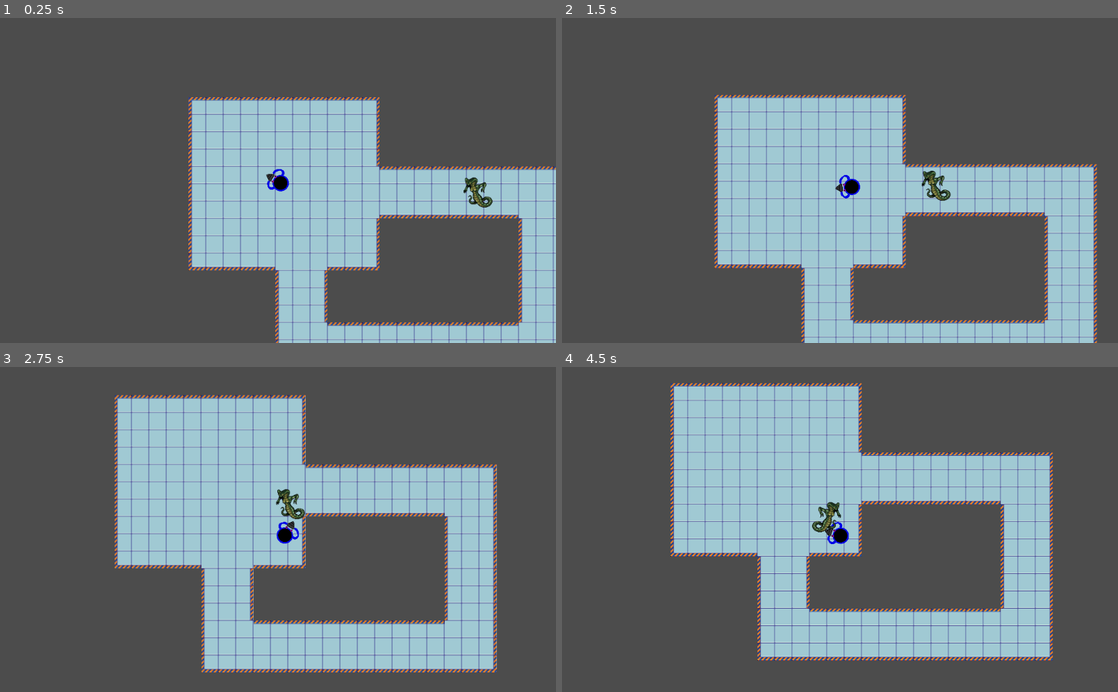
Above: before the commit, frames 1-4 (two rows, left to right).
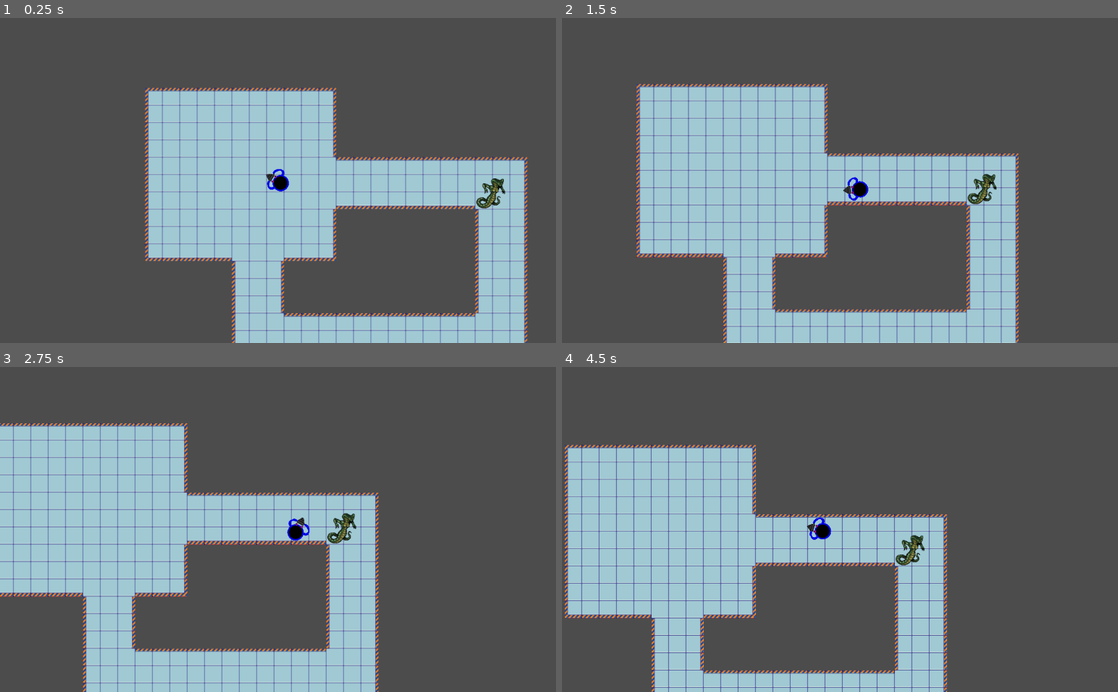
Above: after the commit, the same moments.

Repository: giraffegrenade/top-down-shooter
Game: Godot game, scene res://scenes/Main.tscn
The game is run twice, just before and just after one commit, with the same random seed, the same clock (stepped at 60 frames per second) and the same inputs.
Inputs (mouse positions are in pixels of both pictures, inside the frame that each line leads up to):
- Up to frame 1 (0.25 s): no input
- Up to frame 2 (1.5 s): move the mouse to (962, 164) at 0.52 s; hold Right (ui_right) 0.53-1.28 s; click (962, 164) at 0.67 s; move the mouse to (728, 196) at 1.27 s; hold Down (ui_down) from 1.28 s (still down)
- Up to frame 3 (2.75 s): move the mouse to (333, 458) at 2.02 s; release Down (ui_down) at 2.03 s; hold Right (ui_right) from 2.03 s (still down)
- Up to frame 4 (4.5 s): move the mouse to (812, 594) at 2.77 s; release Right (ui_right) at 2.78 s; hold Up (ui_up) 2.78-3.53 s; click (812, 594) at 2.92 s; move the mouse to (1006, 578) at 3.52 s; hold Left (ui_left) from 3.53 s (still down); move the mouse to (673, 480) at 4.27 s

The runs differ from the first frame. In frame 1, 26% of the frame differs, in the area x 26-100%, y 21-100%; in frame 2, 36%; in frame 3, 50%; in frame 4, 53%, in the area x 0-89%, y 4-100%.
Error after the commit: Invalid get index 'shape' (on base: 'Dictionary'). (res://scenes/Naga.gd:21)

Commit message:
Enemy now takes damage from bullets

Diff:
--- /dev/null
+++ b/TopDownShooter/scenes/Area2D.gd
@@ -0,0 +1,7 @@
+extends Area2D
+"""
+signal hit
+
+func _on_Area2D_area_entered(area):
+	emit_signal("hit")
+"""
--- a/TopDownShooter/scenes/Main.tscn
+++ b/TopDownShooter/scenes/Main.tscn
@@ -4,11 +4,11 @@
 [ext_resource path="res://scenes/Player.tscn" type="PackedScene" id=2]
 [ext_resource path="res://scenes/Naga.tscn" type="PackedScene" id=3]
 
-[node name="Node" type="Node"]
+[node name="Node" type="Node" index="0"]
 
 [node name="TileMap" type="TileMap" parent="." index="0"]
 
-position = Vector2( 0, 1 )
+position = Vector2( -80, -16 )
 mode = 0
 tile_set = ExtResource( 1 )
 cell_size = Vector2( 32, 32 )
@@ -27,13 +27,21 @@
 format = 1
 tile_data = PoolIntArray( 0, 0, 0, 1, 1, 0, 2, 1, 0, 3, 1, 0, 4, 1, 0, 5, 1, 0, 6, 1, 0, 7, 1, 0, 8, 1, 0, 9, 1, 0, 10, …(2936 unchanged characters)…
 _sections_unfolded = [ "Cell" ]
+__meta__ = {
+"_edit_lock_": true
+}
 
 [node name="Player" parent="." index="1" instance=ExtResource( 2 )]
 
 position = Vector2( 164.517, 154.695 )
-acceleration = 20.0
-max_speed = 100
+acceleration = 30.0
+max_speed = 200
 
 [node name="Naga" parent="." index="2" instance=ExtResource( 3 )]
 
 position = Vector2( 557.124, 178.377 )
+
+[node name="Navigation2D" type="Navigation2D" parent="." index="3"]
+
+position = Vector2( 96, 144 )
+scale = Vector2( 5.5, 5 )
--- a/TopDownShooter/scenes/Naga.gd
+++ b/TopDownShooter/scenes/Naga.gd
@@ -2,10 +2,26 @@
 
 const SPEED = 100.0
 
-var health = 1000
+var taking_damage = false
+var health = 100
+var last_player_pos
 
 func _physics_process(delta):
-	var direction = (get_parent().get_node("Player").position - position).normalized()
+	if health <= 0:
+		queue_free()
+	if taking_damage:
+		$Sprite.modulate = Color(10, 10, 10)
+		taking_damage = false
+	else:
+		$Sprite.modulate = Color(1,1,1,1)
+
+	var space_state = get_world_2d().direct_space_state
+	var result = space_state.intersect_ray(get_parent().get_node("Player").position, position, [self])
+	var direction
+	print(result.shape)
+	if result.shape == 0:
+		last_player_pos = get_parent().get_node("Player").position
+	direction = (last_player_pos - position).normalized()
 
 	if direction.x > 0:
 		$Sprite.set_flip_h(false)
@@ -14,3 +30,7 @@
 
 	var motion = direction * SPEED
 	move_and_slide(motion)
+
+func _on_Area2D_area_entered(area):
+	taking_damage = true
+	health -= 1
--- a/TopDownShooter/scenes/Naga.tscn
+++ b/TopDownShooter/scenes/Naga.tscn
@@ -11,11 +11,13 @@
 
 [node name="Naga" type="KinematicBody2D" index="0"]
 
+z_index = 1
 input_pickable = false
 collision_layer = 1
 collision_mask = 1
 collision/safe_margin = 0.08
 script = ExtResource( 1 )
+_sections_unfolded = [ "Z Index" ]
 
 [node name="Sprite" type="Sprite" parent="." index="0"]
 
@@ -28,3 +30,23 @@
 rotation = 0.610865
 shape = SubResource( 1 )
 _sections_unfolded = [ "Transform" ]
+
+[node name="Area2D" type="Area2D" parent="." index="2"]
+
+input_pickable = true
+gravity_vec = Vector2( 0, 1 )
+gravity = 98.0
+linear_damp = 0.1
+angular_damp = 1.0
+audio_bus_override = false
+audio_bus_name = "Master"
+
+[node name="CollisionShape2D" type="CollisionShape2D" parent="Area2D" index="0"]
+
+rotation = 0.610865
+shape = SubResource( 1 )
+_sections_unfolded = [ "Transform" ]
+
+[connection signal="area_entered" from="Area2D" to="." method="_on_Area2D_area_entered"]
+
+[connection signal="area_exited" from="Area2D" to="." method="_on_Area2D_area_exited"]
--- /dev/null
+++ b/TopDownShooter/scenes/NagaHitbox.gd
@@ -0,0 +1,4 @@
+extends Area2D
+
+func _on_NagaHitbox_area_entered(area):
+	print(area)
--- a/TopDownShooter/scenes/Player.tscn
+++ b/TopDownShooter/scenes/Player.tscn
@@ -2,7 +2,6 @@
 
 [ext_resource path="res://scenes/Player.gd" type="Script" id=1]
 [ext_resource path="res://art/player.png" type="Texture" id=2]
-
 
 [sub_resource type="CircleShape2D" id=1]
 
@@ -11,12 +10,13 @@
 
 [node name="Player" type="KinematicBody2D"]
 
+z_index = 1
 input_pickable = false
 collision_layer = 2
 collision_mask = 1
 collision/safe_margin = 0.08
 script = ExtResource( 1 )
-_sections_unfolded = [ "Collision" ]
+_sections_unfolded = [ "Collision", "Z Index" ]
 __meta__ = {
 "_edit_group_": true
 }
--- a/TopDownShooter/scenes/bullet.gd
+++ b/TopDownShooter/scenes/bullet.gd
@@ -1,6 +1,6 @@
 extends Area2D
 export (float) var speed
-signal hit
+
 const BULLET_SPAWN_DIST = 25
 
 var velocity = Vector2()
@@ -12,8 +12,5 @@
 func _process(delta):
 	position += velocity * delta
 
-func _on_Bullet_area_entered(area):
-	pass
-
 func _on_Bullet_body_entered(body):
 	queue_free()
--- a/TopDownShooter/scenes/bullet.tscn
+++ b/TopDownShooter/scenes/bullet.tscn
@@ -8,7 +8,7 @@
 custom_solver_bias = 0.0
 radius = 4.63147
 
-[node name="Bullet" type="Area2D" index="0"]
+[node name="Bullet" type="Area2D"]
 
 position = Vector2( 0.510464, -0.0510464 )
 input_pickable = true
@@ -21,17 +21,15 @@
 audio_bus_override = false
 audio_bus_name = "Master"
 script = ExtResource( 1 )
-_sections_unfolded = [ "Collision" ]
+_sections_unfolded = [ "Collision", "Z Index" ]
 speed = 500.0
 
-[node name="CollisionShape2D" type="CollisionShape2D" parent="." index="0"]
+[node name="Sprite" type="Sprite" parent="." index="0"]
+
+texture = ExtResource( 2 )
+
+[node name="CollisionShape2D" type="CollisionShape2D" parent="." index="1"]
 
 shape = SubResource( 1 )
 
-[node name="Sprite" type="Sprite" parent="." index="1"]
-
-texture = ExtResource( 2 )
-
-[connection signal="area_entered" from="." to="." method="_on_Bullet_area_entered"]
-
 [connection signal="body_entered" from="." to="." method="_on_Bullet_body_entered"]
